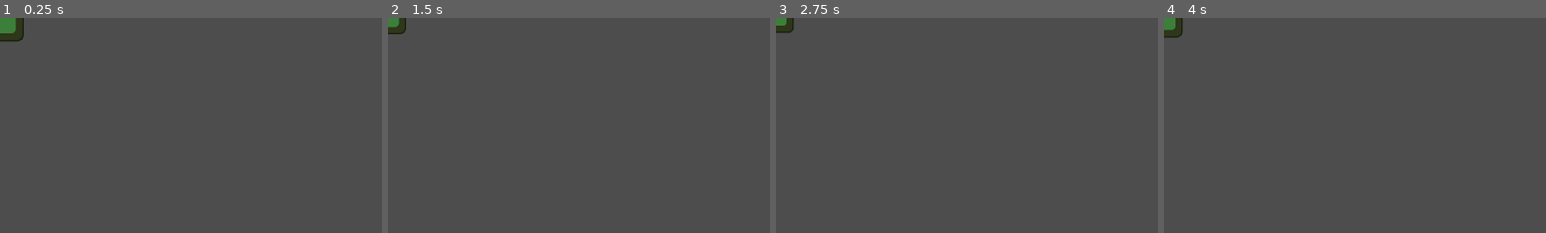
Above: before the commit, frames 1-4 (left to right).
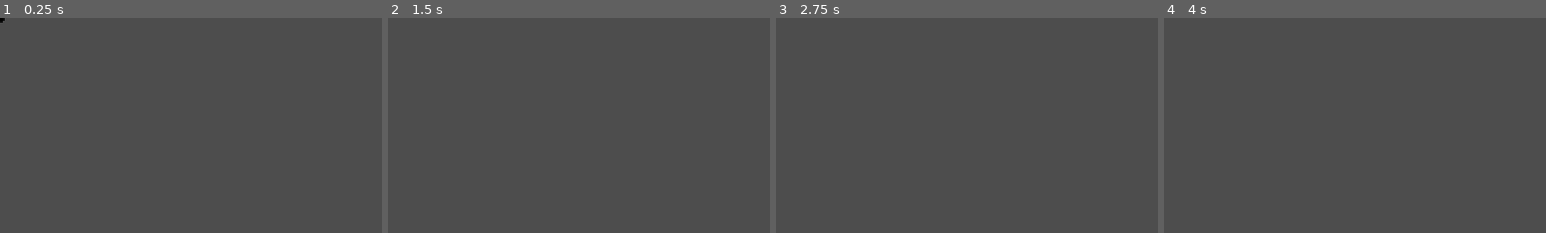
Above: after the commit, the same moments.

Repository: MamaDespik/GGJ-1
Game: Godot game, scene res://Drops/gold_drop.tscn
Same seed, same stepped clock (60 frames per second), same inputs: the game is played once before the commit and once after it. This scene is started directly instead of the project's main scene. The engine's default icon, where the game draws it, is replaced by a stand-in: a white triangle on a blue panel in a dark square. Sound files missing from this copy of the repository are replaced by a short silence.
Inputs (mouse positions are % of the whole screen's width and height, from its top left):
- Up to frame 1 (0.25 s): no input
- Up to frame 2 (1.5 s): tap Enter at 0.5 s; move the mouse to (72, 45) at 0.52 s; hold D (move_right) 0.53-1.28 s; hold Mouse wheel up (change_highlight_left) 0.53-1.28 s; tap Space at 1.25 s; move the mouse to (30, 55) at 1.27 s; hold S (move_down) from 1.28 s (still down); tap Mouse wheel down (change_highlight_right) at 1.35 s
- Up to frame 3 (2.75 s): tap Enter at 2 s; move the mouse to (60, 28) at 2.02 s; release S (move_down) at 2.03 s; press the mouse at (60, 28) at 2.03 s; hold D (move_right) from 2.03 s (still down)
- Up to frame 4 (4 s): tap Space at 2.75 s; move the mouse to (45, 70) at 2.77 s; release D (move_right) at 2.78 s; release the mouse at (45, 70) at 2.78 s; hold W (move_up) 2.78-3.53 s; tap Mouse wheel up (change_highlight_left) at 2.85 s; tap Enter at 3.5 s; move the mouse to (80, 65) at 3.52 s; hold A (move_left) from 3.53 s (still down); hold Mouse wheel down (change_highlight_right) from 3.53 s (still down)
The pictures show only the part of the screen within x 0-50%, y 0-50%; the shares and areas given below are measured in that part.

The runs differ from the first frame. In frame 1, 0.7% of the frame differs, in the area x 0-7%, y 0-12%; in frame 2, 0.4%; in frame 3, 0.3%; in frame 4, 0.5%.

Commit message:
Gold Drop and Visual Adjustments

Diff:
--- a/godovelopment-game-jam-1/Drops/drop.gd
+++ b/godovelopment-game-jam-1/Drops/drop.gd
@@ -36,13 +36,14 @@
 	tween.tween_property(sprite_2d, "position", Vector2(0, -5), 1.5)
 	tween.tween_property(sprite_2d, "position", Vector2(0, 5), 1.5)
 
+	var original_scale:Vector2 = sprite_2d.scale
 	var tween2:Tween = create_tween()
 	tween.tween_interval(randf())
 	tween2.set_loops()
 	tween2.set_ease(Tween.EASE_IN_OUT)
 	tween2.set_trans(Tween.TRANS_SINE)
-	tween2.tween_property(sprite_2d, "scale", Vector2(1.1,1.1), .7)
-	tween2.tween_property(sprite_2d, "scale", Vector2(.9,.9), .7)
+	tween2.tween_property(sprite_2d, "scale", original_scale*1.1, .7)
+	tween2.tween_property(sprite_2d, "scale", original_scale*.9, .7)
 	return
 
 func do_effect(_player:Player):
--- a/godovelopment-game-jam-1/Drops/drop.tscn
+++ b/godovelopment-game-jam-1/Drops/drop.tscn
@@ -14,6 +14,7 @@
 sfx_stream = ExtResource("2_lqoqq")
 
 [node name="Sprite2D" type="Sprite2D" parent="."]
+scale = Vector2(1.111, 1.111)
 texture = ExtResource("2_a3qtm")
 
 [node name="Area2D" type="Area2D" parent="Sprite2D"]
--- a/godovelopment-game-jam-1/Drops/gold_drop.tscn
+++ b/godovelopment-game-jam-1/Drops/gold_drop.tscn
@@ -1,7 +1,11 @@
-[gd_scene load_steps=3 format=3 uid="uid://btraym1mgriss"]
+[gd_scene load_steps=5 format=3 uid="uid://btraym1mgriss"]
 
 [ext_resource type="PackedScene" uid="uid://c64bwlyjadvwx" path="res://Drops/drop.tscn" id="1_lhg7i"]
 [ext_resource type="Script" uid="uid://1wu0rspicqim" path="res://Drops/gold_drop.gd" id="2_h5gy6"]
+[ext_resource type="Texture2D" uid="uid://b7ef8mle5tusr" path="res://Assets/Drops/gold_drop.png" id="3_u3n1t"]
+
+[sub_resource type="RectangleShape2D" id="RectangleShape2D_u3n1t"]
+size = Vector2(27, 24)
 
 [node name="GoldDrop" instance=ExtResource("1_lhg7i")]
 script = ExtResource("2_h5gy6")
@@ -9,7 +13,7 @@
 drop_description = "1G, allows you to buy items, relics, and additional card choices."
 
 [node name="Sprite2D" parent="." index="0"]
-modulate = Color(0.845848, 0.90625, 0.311523, 1)
+texture = ExtResource("3_u3n1t")
 
-[node name="Area2D" parent="Sprite2D" index="0"]
-visible = true
+[node name="CollisionShape2D" parent="Sprite2D/Area2D" index="0"]
+shape = SubResource("RectangleShape2D_u3n1t")
--- a/godovelopment-game-jam-1/Drops/heart_drop.tscn
+++ b/godovelopment-game-jam-1/Drops/heart_drop.tscn
@@ -13,11 +13,7 @@
 drop_description = "Heals 1 health."
 
 [node name="Sprite2D" parent="." index="0"]
-scale = Vector2(1, 1)
 texture = ExtResource("3_e6dvc")
-
-[node name="Area2D" parent="Sprite2D" index="0"]
-visible = true
 
 [node name="CollisionShape2D" parent="Sprite2D/Area2D" index="0"]
 visible = false
--- a/godovelopment-game-jam-1/Drops/shield_drop.tscn
+++ b/godovelopment-game-jam-1/Drops/shield_drop.tscn
@@ -13,7 +13,6 @@
 drop_description = "Adds 1 shield."
 
 [node name="Sprite2D" parent="." index="0"]
-modulate = Color(0, 0.598145, 0.957031, 1)
 texture = ExtResource("3_tm11k")
 
 [node name="Area2D" parent="Sprite2D" index="0"]
--- a/godovelopment-game-jam-1/Player/player.tscn
+++ b/godovelopment-game-jam-1/Player/player.tscn
@@ -174,6 +174,7 @@
 
 [node name="Sprite2D" type="Sprite2D" parent="."]
 material = SubResource("ShaderMaterial_5htga")
+scale = Vector2(1.111, 1.111)
 texture = ExtResource("12_p5o4e")
 
 [node name="CollisionShape2D" type="CollisionShape2D" parent="."]
--- a/godovelopment-game-jam-1/game.tscn
+++ b/godovelopment-game-jam-1/game.tscn
@@ -42,7 +42,6 @@
 [node name="Player" parent="SubViewportContainer/SubViewport" instance=ExtResource("2_fc0e3")]
 unique_name_in_owner = true
 position = Vector2(930, 523)
-scale = Vector2(1.25, 1.25)
 
 [node name="CardsContainer" parent="." node_paths=PackedStringArray("player", "draw_pile") instance=ExtResource("3_7jktm")]
 player = NodePath("../SubViewportContainer/SubViewport/Player")
--- a/godovelopment-game-jam-1/project.godot
+++ b/godovelopment-game-jam-1/project.godot
@@ -24,7 +24,7 @@
 window/size/viewport_width=1920
 window/size/viewport_height=1080
 window/size/mode=2
-window/stretch/mode="viewport"
+window/stretch/mode="canvas_items"
 
 [gui]
 
@@ -92,6 +92,5 @@
 
 [rendering]
 
-textures/canvas_textures/default_texture_filter=0
 renderer/rendering_method="gl_compatibility"
 renderer/rendering_method.mobile="gl_compatibility"
Binary file added: godovelopment-game-jam-1/Assets/Drops/gold_drop.aseprite
Binary file added: godovelopment-game-jam-1/Assets/Drops/gold_drop.png
Not shown, added: godovelopment-game-jam-1/Assets/Drops/gold_drop.png.import
Not shown, added: Card Notes.txt
